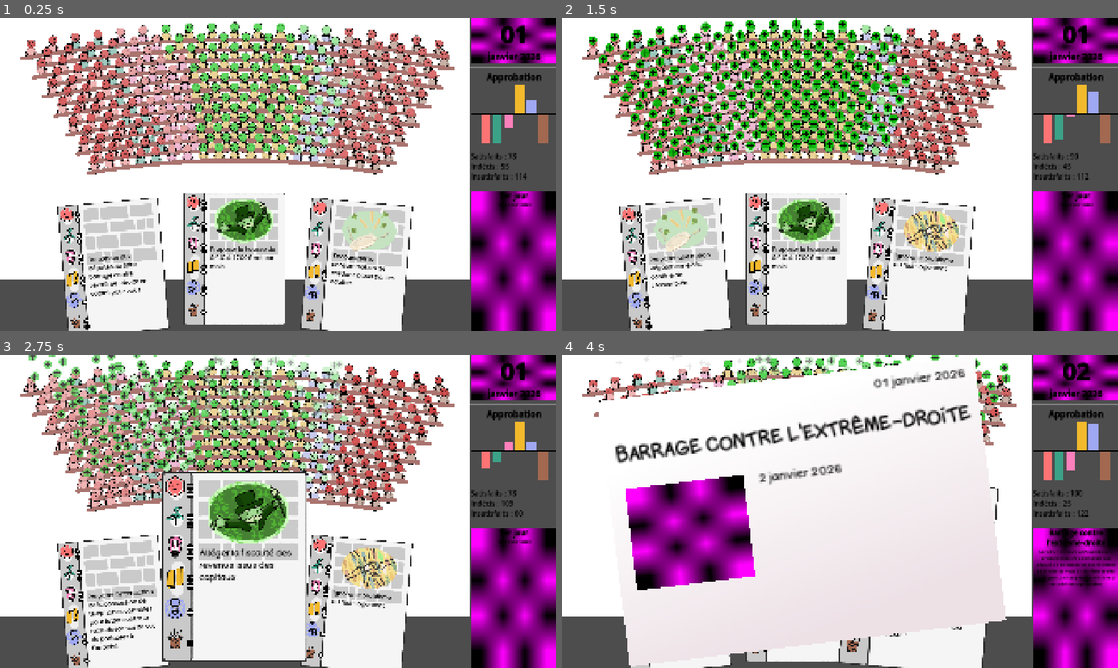
Above: before the commit, frames 1-4 (two rows, left to right).
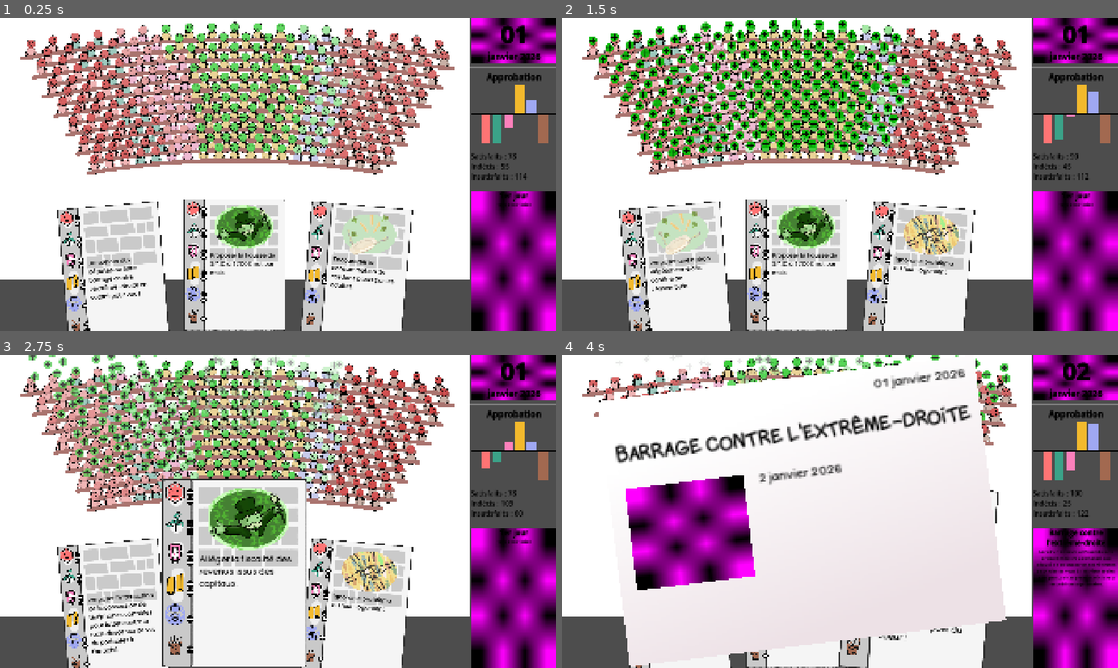
Above: after the commit, the same moments.

Repository: remimorvan/assemblee-nationale-simulator
Game: Godot game, scene res://scenes/game.tscn
The game is run twice, just before and just after one commit, with the same random seed, the same clock (stepped at 60 frames per second) and the same inputs.
Inputs (mouse positions are in pixels of both pictures, inside the frame that each line leads up to):
- Up to frame 1 (0.25 s): no input
- Up to frame 2 (1.5 s): tap Enter at 0.5 s; move the mouse to (1073, 115) at 0.52 s; click (1073, 115) at 0.67 s; tap Space at 1.25 s; move the mouse to (673, 268) at 1.27 s; click (673, 268) at 1.42 s
- Up to frame 3 (2.75 s): move the mouse to (233, 596) at 2.02 s; click (233, 596) at 2.17 s
- Up to frame 4 (4 s): move the mouse to (917, 605) at 2.77 s; click (917, 605) at 2.92 s; move the mouse to (917, 574) at 3.52 s; click (917, 574) at 3.67 s

The runs differ from the first frame. In frame 1, 8.3% of the frame differs, in the area x 10-75%, y 56-100%; in frame 2, 8.3%; in frame 3, 12%, in the area x 10-75%, y 37-100%; in frame 4, 0.8%.

Commit message:
fix card position

Diff:
--- a/scenes/mp.tscn
+++ b/scenes/mp.tscn
@@ -188,7 +188,6 @@
 
 [node name="CPUParticles2D" type="CPUParticles2D" parent="."]
 position = Vector2(-0.519999, -55)
-scale = Vector2(1, 1)
 emitting = false
 amount = 1
 texture = ExtResource("12_pu06k")
--- a/scripts/card.gd
+++ b/scripts/card.gd
@@ -15,6 +15,7 @@
 var hovered: bool
 var tween: Tween
 var old_z_index = -1
+var old_position_y = 0
 
 var PoliticalGroup: Array[String] = ["lfi", "eco", "soc", "macron", "lr", "rn"]
 
@@ -73,6 +74,7 @@
 func _on_mouse_entered() -> void:
 	# put in front
 	old_z_index = self.z_index
+	old_position_y = self.position.y
 	self.z_index = 1000
 
 	hovered = true
@@ -82,7 +84,7 @@
 	tween.set_trans(Tween.TRANS_CUBIC)
 	tween.set_ease(Tween.EASE_OUT)
 	tween.parallel().tween_property(self, "scale", Vector2(1.,1.), .25)
-	tween.parallel().tween_property(self, "position:y", self.position.y - 100, .25)
+	tween.parallel().tween_property(self, "position:y", old_position_y-100, .25)
 
 func _on_mouse_exited() -> void:
 	# restore z_index
@@ -94,7 +96,7 @@
 	tween = create_tween()
 	tween.set_ease(Tween.EASE_OUT).set_trans(Tween.TRANS_CIRC)
 	tween.parallel().tween_property(self, "scale", Vector2(.7,.7), .25)
-	tween.parallel().tween_property(self, "position:y", self.position.y + 100, .25)
+	tween.parallel().tween_property(self, "position:y", old_position_y, .25)
 
 
 func _on_input_event(viewport: Node, event: InputEvent, shape_idx: int) -> void:
--- a/scripts/player.gd
+++ b/scripts/player.gd
@@ -43,7 +43,7 @@
 		var card = hand[i]
 		var card_size = card.get_node("Sprite2D").texture.get_size()*card.scale.x
 		card.position.x = viewport_size[0]/2.0 + (i - (len(hand)-1)/2.0)*(card_size[0]*1.2)
-		card.position.y = 830 if i == 1 else 860
+		card.position.y = 852 if i == 1 else 872
 		card.rotation_degrees = (i-1)*5
 		card.z_index = i+100
 
Not shown: 1 places in scenes/mp.tscn that only renumber resources
